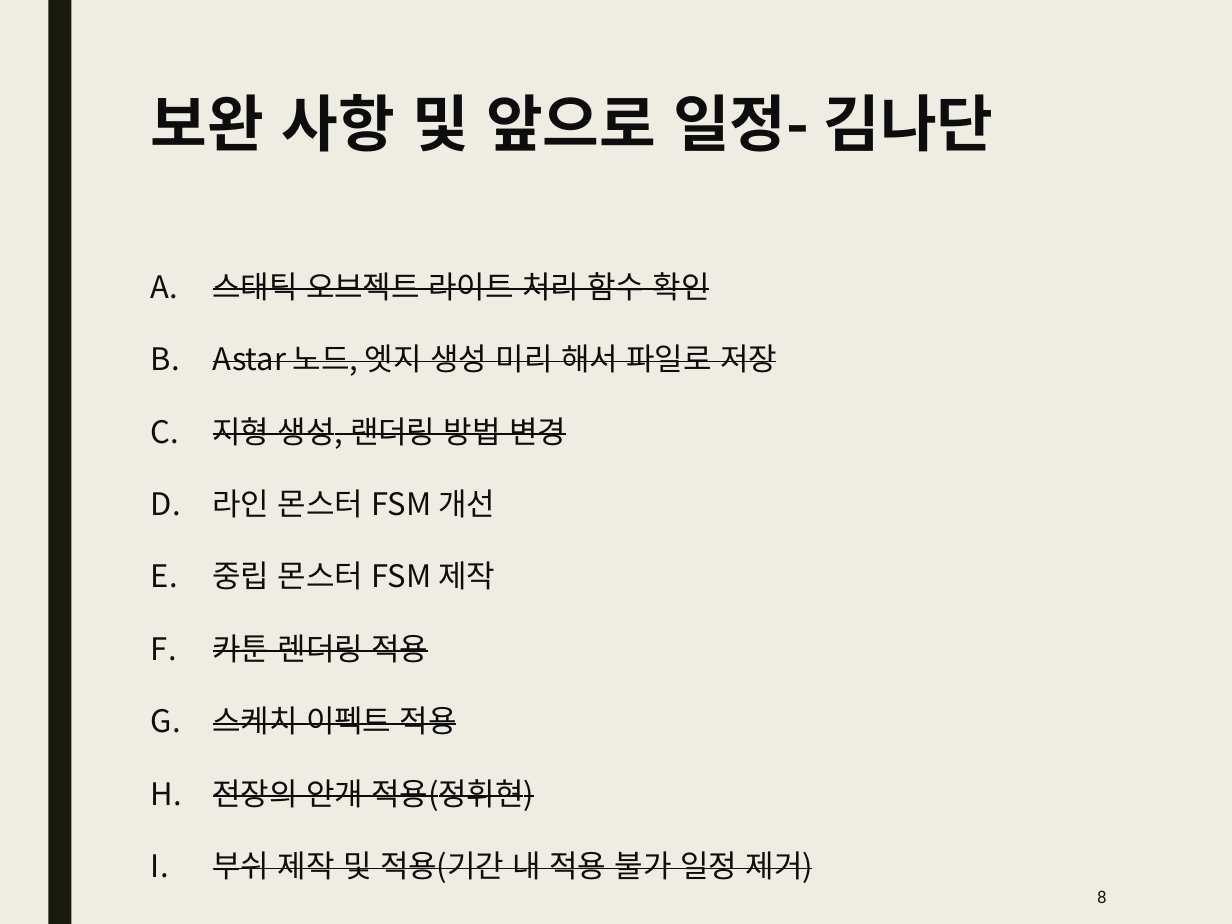
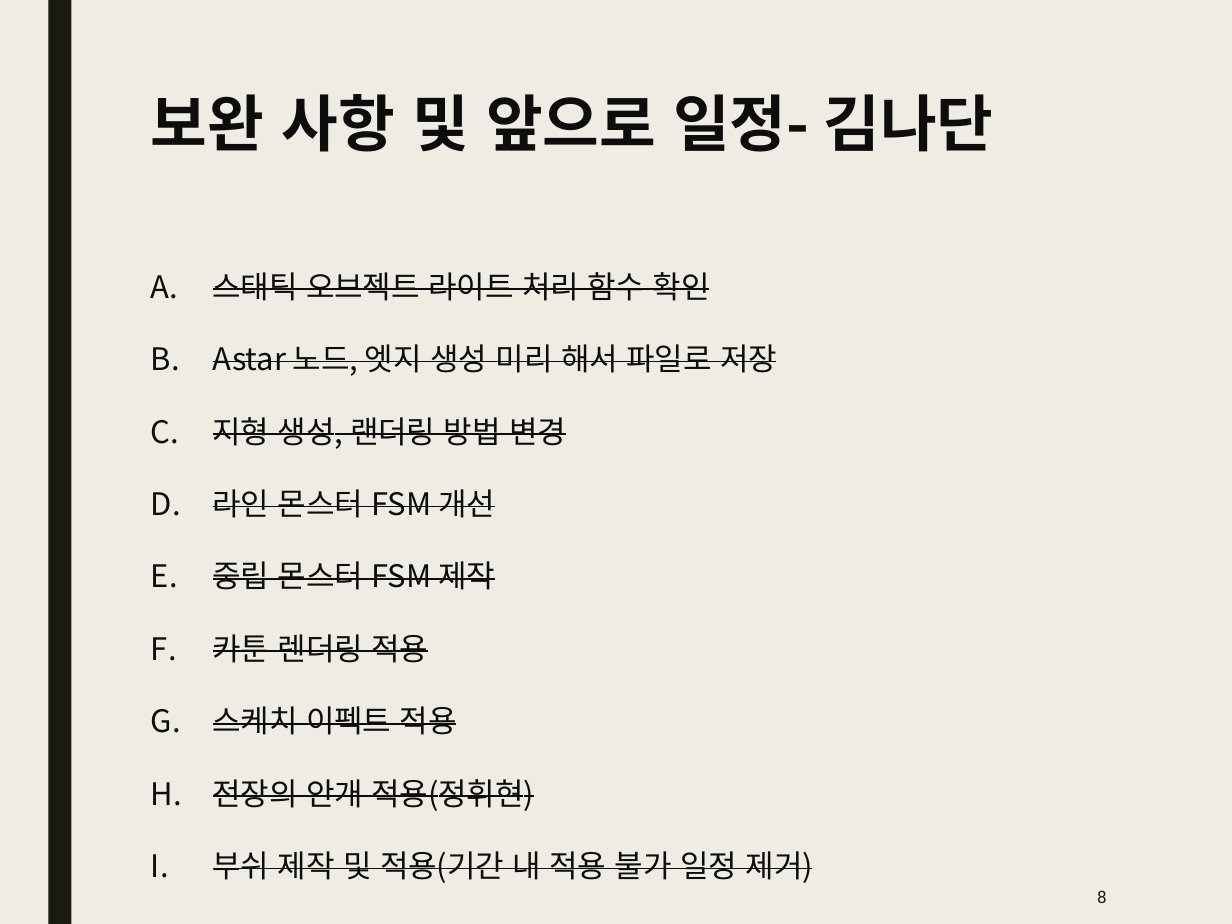
Before and after one commit to Kim2Kang/Documents, a slide deck: slide 8 of 진행사항.pptx. Drawn at 1232x924 pixels with LibreOffice and Linux fonts; fonts in the diff are those of the drawing. Boxes give left, top, right and bottom in pixels: in the first picture for what was removed or moved away, otherwise in the second. Text is boxed around its words. In the diff, an @@ line names an element or a change of style, - is before the commit and + after.

```diff
--- a/진행사항.pptx
+++ b/진행사항.pptx
@@ text at (213, 489, 495, 590): strikethrough on in "라인 몬스터 FSM 개선", "중립 몬스터 FSM 제작" @@
```
Also in this commit, not shown: 1 other slide changed, 2 other files.
